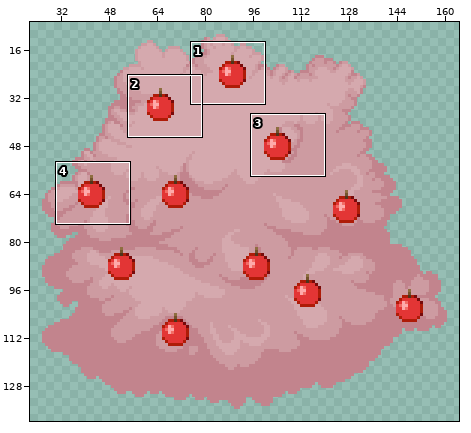
Two versions of one sprite sheet, plants/trees/food/foliage/cherryMFM/crown3.png. The first picture is a wide view before the edit; the outline marks the close-up.
Close-up. As it was:
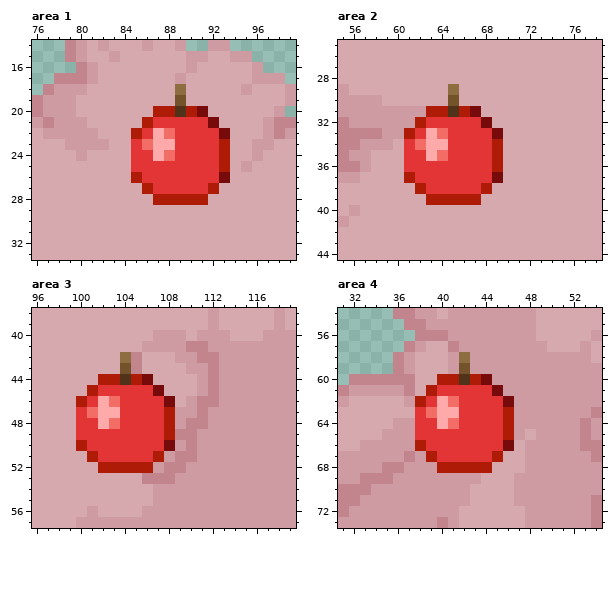
The file is 180x150 pixels. Shown: area 1: x 76..99, y 14..33; area 2: x 55..78, y 25..44; area 3: x 96..119, y 38..57; area 4: x 31..54, y 54..73. The wide view leaves out empty margins. The commit also changed other parts of the picture, which this record leaves out.
After:
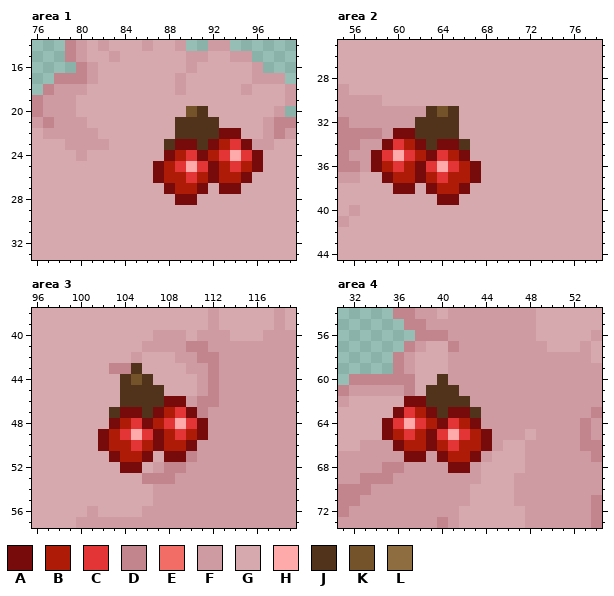
Palette (. is transparent): A #770b0b  B #ae1c08  C #e33535  D #c2848d  E #f26d66  F #cd9ba1  G #d5a9ae  H #feaaaa  J #50331a  K #74522a  L #8e6e40
Difference:
Area 1:
y 18: x 89 L -> F
y 19: x 89 K -> G
y 20: x 87..91 BBJBA -> GGGKJ
y 21: x 86..92 BCCCCCA -> GGGJJJJ
y 22: x 85..92 BCHECCCC -> GGGGJJJJ; x 94 G -> A
y 23: x 85..92 CEHHCCCC -> GGGJAAJA; x 94..95 GG -> CA
y 24: x 85..89 CCHEC -> GGGAB; x 91..96 CCBGGF -> ABCHCA
y 25: x 85..88 CCCC -> GGAB; x 90 C -> H; x 92 C -> A; x 94..96 GFG -> CBA
y 26: x 85..89 BCCCC -> GGABB; x 91..95 CCAGG -> BABBA
y 27: x 86..94 BCCCCCBGG -> GGABBAGAA
y 28: x 87..91 BBBBB -> GGAAG
Area 2:
y 29: x 65 L -> G
y 30: x 65 K -> G
y 31: x 63..64 BB -> JK; x 66..67 BA -> GG
y 32: x 62..68 BCCCCCA -> JJJJGGG
y 33: x 60..69 FBCHECCCCA -> AAJJJJGGGG
y 34: x 59..69 FGCEHHCCCCB -> ACBAJAAJGGG
y 35: x 58..60 GGG -> ACH; x 62..69 CHECCCCB -> BACBAGGG
y 36: x 58..62 GGGCC -> ABCBA; x 64 C -> H; x 66..69 CCCB -> BAGG
y 37: x 59..60 GG -> AB; x 62..63 CC -> AB; x 65..69 CCCCA -> BBAGG
y 38: x 60..68 GGBCCCCCB -> AAGABBAGG
y 39: x 63..67 BBBBB -> GAAGG
Area 3:
y 42: x 104..105 LD -> GF
y 43: x 103..105 GKD -> DDJ
y 44: x 102..103 BB -> GG; x 105..106 BA -> KJ
y 45: x 101..107 BCCCCCA -> GGGJJJJ
y 46: x 100..107 BCHECCCC -> GGGGJJJJ; x 109 G -> A
y 47: x 100..107 CEHHCCCC -> GGGJAAJA; x 109..110 FF -> CA
y 48: x 100..104 CCHEC -> GGGAB; x 106..111 CCBFDD -> ABCHCA
y 49: x 100..103 CCCC -> GGAB; x 105 C -> H; x 107 C -> A; x 109..111 DDF -> CBA
y 50: x 100..104 BCCCC -> GGABB; x 106..110 CCAFD -> BABBA
y 51: x 101..109 BCCCCCBFD -> GGABBAGAA
y 52: x 102..106 BBBBB -> GGAAG
Area 4:
y 58: x 42 L -> F
y 59: x 42 K -> F
y 60: x 40..44 BBJBA -> JFFFF
y 61: x 39..45 BCCCCCA -> JJJFFFF
y 62: x 37..46 FBCHECCCCA -> AAJJJJFFFF
y 63: x 36..46 GGCEHHCCCCB -> ACBAJAAJFFF
y 64: x 35..37 GFF -> ACH; x 39..46 CHECCCCB -> BACBAFFF
y 65: x 35..39 FFFCC -> ABCBA; x 41 C -> H; x 43..46 CCCB -> BAFF
y 66: x 36..37 FF -> AB; x 39..40 CC -> AB; x 42..46 CCCCA -> BBAFG
y 67: x 37..45 DFBCCCCCB -> AAFABBAFG
y 68: x 40..44 BBBBB -> FAAFG
Changed places in both close-ups, as pixel boxes (x1, y1, x2, y2):
changed: (131, 84, 263, 205)
changed: (371, 84, 503, 205)
changed: (76, 352, 208, 473)
changed: (382, 352, 514, 473)
